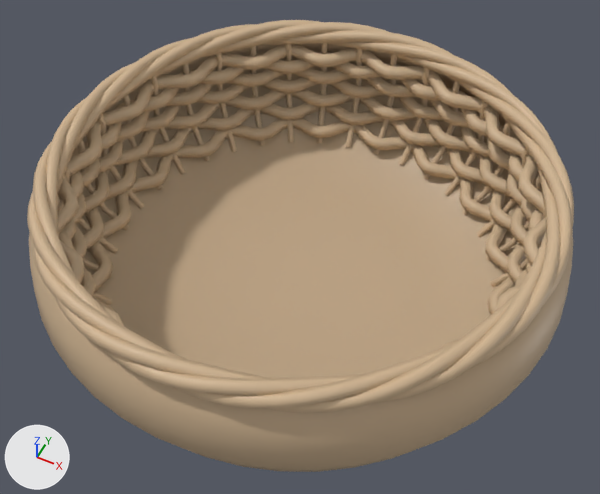
Two versions of the FBX model Assets/Art/Nursery/Models/Crib.fbx, one commit apart.
Camera for both pictures: a 50 mm camera at (0.572, -1.149, 1.558) aimed at (0.012, -0.029, 0.159). Lighting does not change. The marker at lower left points along +X, +Y and +Z. The first picture is the older version. Where no turn or scale is listed for an object, it has been applied to the vertices.

The older version as bpy lines, for what is in view:
```python
me_crib_rim = bpy.data.meshes.new('Crib_Rim')
me_crib_rim.from_pydata(...)  # 1600 vertices, 1600 faces; spans x -0.565..0.565, y -0.565..0.565, z 0.315..0.375
me_crib_rim.materials.append(mat_m_wickerstrand)  # beige #ceb390
me_crib_shell = bpy.data.meshes.new('Crib_Shell')
me_crib_shell.from_pydata(...)  # 578 vertices, 624 faces; spans x -0.59..0.59, y -0.59..0.59, z 0.0..0.33
me_crib_shell.materials.append(mat_m_wickershell)  # beige #c4aa89
me_crib_weave = bpy.data.meshes.new('Crib_Weave')
me_crib_weave.from_pydata(...)  # 7020 vertices, 6840 faces; spans x -0.572..0.572, y -0.576..0.576, z 0.045..0.331
me_crib_weave.materials.append(mat_m_wickerstrand)  # beige #ceb390
ob_crib_rim = bpy.data.objects.new('Crib_Rim', me_crib_rim)
ob_crib_rim.location = (0.0, 0.0, 0.0)
ob_crib_shell = bpy.data.objects.new('Crib_Shell', me_crib_shell)
ob_crib_shell.location = (0.0, 0.0, 0.0)
ob_crib_weave = bpy.data.objects.new('Crib_Weave', me_crib_weave)
ob_crib_weave.location = (0.0, 0.0, 0.0)
```
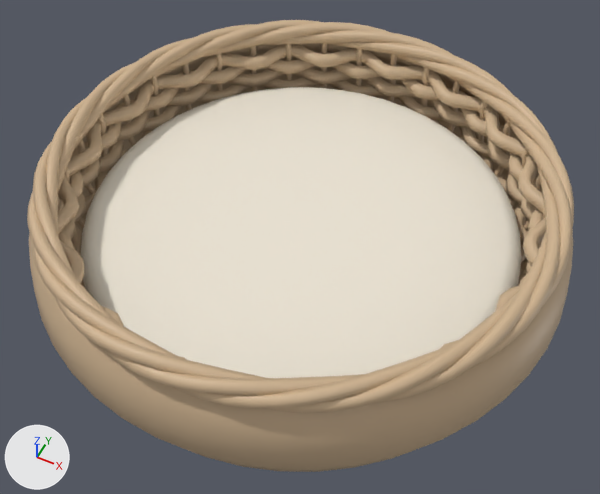
Pixel boxes (x1, y1, x2, y2) of what changed, in the pictures (600 x 494 px):
'Crib_Mattress', added (pale yellow)
    after: (80, 87, 522, 378)
'Crib_Shell', unchanged, covered by the edit
    both: (29, 43, 573, 472)

The edits, one by one:
Material 'M_Mattress' (mat_m_mattress) is new.
Its base color is (0.86, 0.8, 0.68) (pale yellow #efe7d7).
Mesh me_crib_mattress is new.
It has 529 vertices, 528 faces and spans x -0.489..0.489, y -0.489..0.489, z 0.167..0.227.
It uses material mat_m_mattress (pale yellow #efe7d7).
Object 'Crib_Mattress' (ob_crib_mattress) is new; it shows me_crib_mattress.
Its location is (0.0, 0.0, 0.0).
